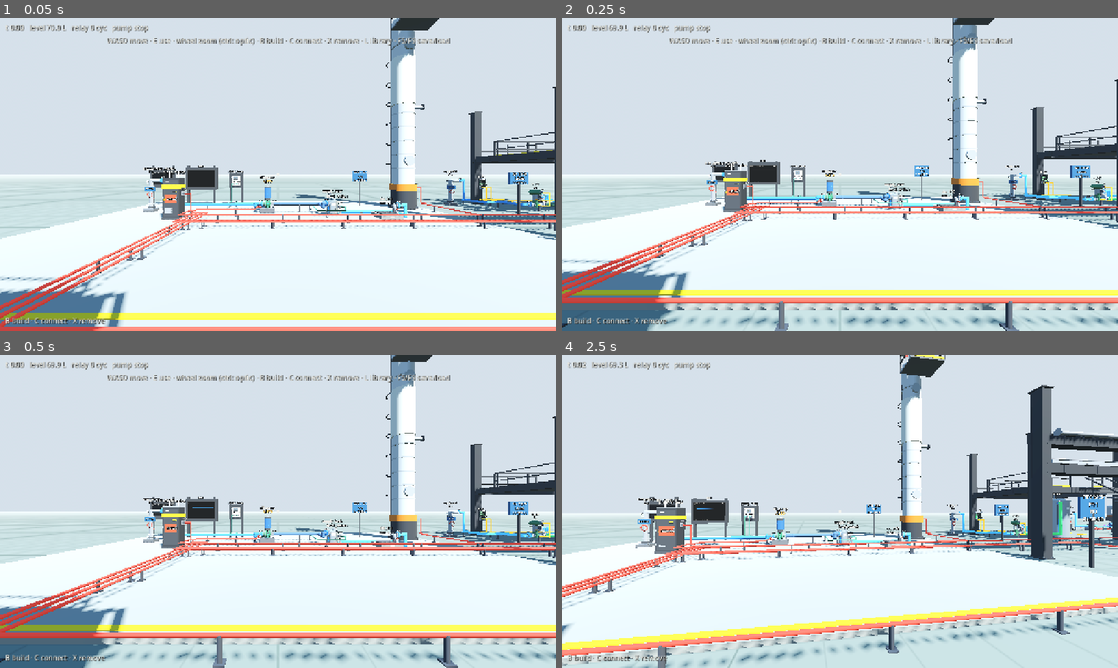
Above: before the commit, frames 1-4 (two rows, left to right).
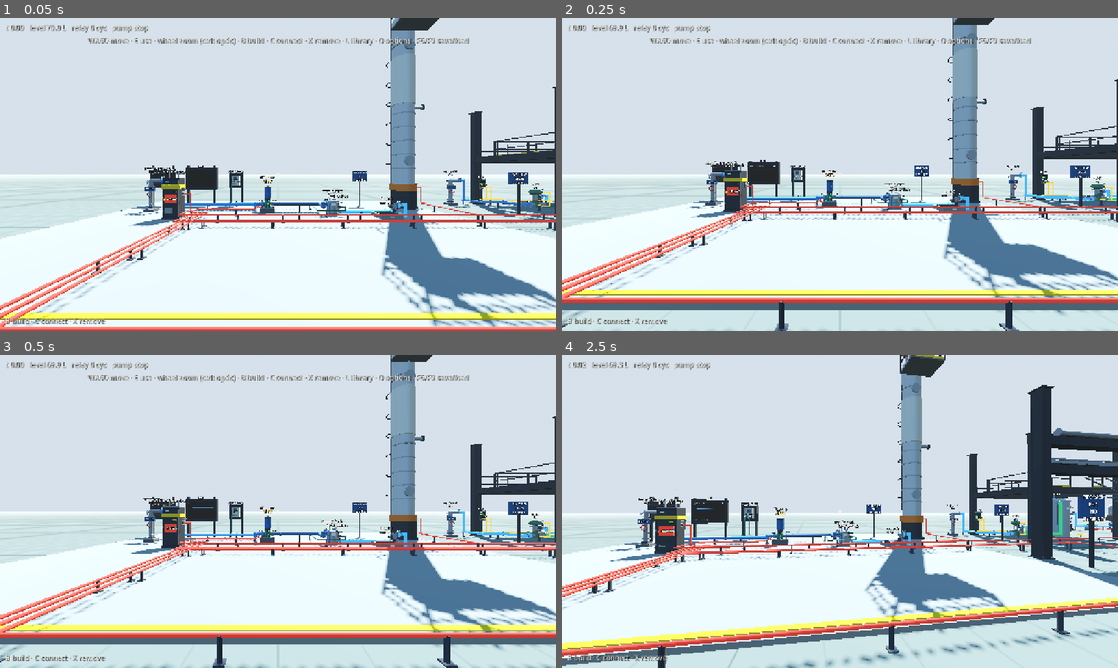
Above: after the commit, the same moments.

Repository: whharris917/flowstate
Game: Godot game, scene res://world/sandbox.tscn
The game is run twice, just before and just after one commit, with the same random seed, the same clock (stepped at 60 frames per second) and the same inputs. Sound files missing from this copy of the repository are replaced by a short silence.
Inputs (mouse positions are in pixels of both pictures, inside the frame that each line leads up to):
- Up to frame 1 (0.05 s): no input
- Up to frame 2 (0.25 s): no input
- Up to frame 3 (0.5 s): no input
- Up to frame 4 (2.5 s): move the mouse to (867, 511) at 0.52 s; hold W (move_forward) 0.53-1.25 s; hold L (library) 0.53-1.25 s; click (867, 511) at 0.67 s; tap Enter at 1.25 s; drag from (728, 527) to (812, 574) at 1.27 s; tap Space at 2 s; move the mouse to (895, 442) at 2.02 s; hold D (move_right) from 2.03 s (still down); hold Tab (catalog_page) from 2.03 s (still down); click (895, 442) at 2.17 s; tap L (library) at 2.3 s

The runs differ from the first frame. In frame 1, 16% of the frame differs, in the area x 0-100%, y 0-100%; in frame 2, 19%, in the area x 0-100%, y 2-100%; in frame 3, 18%; in frame 4, 17%.

Commit message:
Options overlay: a time-of-day slider for the sun, music off by default
Director, 2026-09-05. O opens an options card with the mouse freed: a
slider from 00:00 to 24:00 moves the sun from an eastern sunrise at
six through 60 degrees at noon to a western sunset at eighteen, warms
it toward the horizon, darkens the outdoor sky with it, and runs the
night on a dim blue moon; a toggle plays the background music, which
is off until asked for. Both persist in user://settings.json. The
probe photographs Unit 400 at dusk.

Co-Authored-By: Claude Fable 5.1 <noreply@anthropic.com>
Claude-Session: https://claude.ai/code/session_01XNsUw6gXYBojMXgi1KPmQA

Diff:
--- a/game/project.godot
+++ b/game/project.godot
@@ -162,6 +162,11 @@
 "events": [Object(InputEventKey,"resource_local_to_scene":false,"resource_name":"","device":-1,"window_id":0,"alt_press …(190 unchanged characters)…
 ]
 }
+options={
+"deadzone": 0.5,
+"events": [Object(InputEventKey,"resource_local_to_scene":false,"resource_name":"","device":-1,"window_id":0,"alt_pressed":false,"shift_pressed":false,"ctrl_pressed":false,"meta_pressed":false,"pressed":false,"keycode":0,"physical_keycode":79,"key_label":0,"unicode":0,"location":0,"echo":false,"script":null)
+]
+}
 
 [rendering]
 
--- /dev/null
+++ b/game/ui/settings_panel.gd
@@ -0,0 +1,88 @@
+class_name SettingsPanel
+extends Control
+## On-screen options (director, 2026-09-05): a time-of-day slider that
+## moves the sun, and a background music toggle, off by default. Opens
+## over a dimmed backdrop with the mouse freed; the world applies the
+## values and remembers them between sessions.
+
+var on_time_changed: Callable = Callable()
+var on_music_changed: Callable = Callable()
+var _slider: HSlider
+var _clock: Label
+var _music: CheckButton
+
+
+func _ready() -> void:
+	visible = false
+	set_anchors_and_offsets_preset(PRESET_FULL_RECT)
+	var dim := ColorRect.new()
+	dim.color = Color(0, 0, 0, 0.45)
+	dim.set_anchors_and_offsets_preset(PRESET_FULL_RECT)
+	add_child(dim)
+	var card := PanelContainer.new()
+	card.set_anchors_preset(PRESET_CENTER)
+	card.custom_minimum_size = Vector2(420, 0)
+	add_child(card)
+	var column := VBoxContainer.new()
+	column.add_theme_constant_override("separation", 12)
+	card.add_child(column)
+	var title := Label.new()
+	title.text = "Options"
+	title.add_theme_font_size_override("font_size", 22)
+	column.add_child(title)
+
+	var time_row := HBoxContainer.new()
+	column.add_child(time_row)
+	var time_label := Label.new()
+	time_label.text = "Time of day"
+	time_label.custom_minimum_size = Vector2(120, 0)
+	time_row.add_child(time_label)
+	_slider = HSlider.new()
+	_slider.min_value = 0.0
+	_slider.max_value = 24.0
+	_slider.step = 0.25
+	_slider.value = 10.0
+	_slider.custom_minimum_size = Vector2(220, 0)
+	_slider.size_flags_horizontal = Control.SIZE_EXPAND_FILL
+	_slider.value_changed.connect(_on_time)
+	time_row.add_child(_slider)
+	_clock = Label.new()
+	_clock.custom_minimum_size = Vector2(56, 0)
+	_clock.horizontal_alignment = HORIZONTAL_ALIGNMENT_RIGHT
+	time_row.add_child(_clock)
+
+	_music = CheckButton.new()
+	_music.text = "Background music"
+	_music.button_pressed = false
+	_music.toggled.connect(func(on: bool) -> void:
+		if on_music_changed.is_valid():
+			on_music_changed.call(on))
+	column.add_child(_music)
+
+	var hint := Label.new()
+	hint.text = "O closes"
+	hint.add_theme_color_override("font_color", Color(0.7, 0.7, 0.7))
+	column.add_child(hint)
+	_refresh_clock()
+
+
+func set_values(hours: float, music_on: bool) -> void:
+	_slider.set_value_no_signal(hours)
+	_music.set_pressed_no_signal(music_on)
+	_refresh_clock()
+
+
+func toggle() -> void:
+	visible = not visible
+
+
+func _on_time(value: float) -> void:
+	_refresh_clock()
+	if on_time_changed.is_valid():
+		on_time_changed.call(value)
+
+
+func _refresh_clock() -> void:
+	var h := int(_slider.value)
+	var m := int(round((_slider.value - h) * 60.0))
+	_clock.text = "%02d:%02d" % [h % 24, m]
--- a/game/world/hall.gd
+++ b/game/world/hall.gd
@@ -60,10 +60,12 @@
 	world_env.environment = env
 	add_child(world_env)
 
-	var sun := DirectionalLight3D.new()
+	sun = DirectionalLight3D.new()
 	sun.rotation_degrees = Vector3(-58, 28, 0)
 	sun.light_energy = 1.6
 	sun.light_color = Color(1.0, 0.97, 0.92)
+	_sun_base_energy = sun.light_energy
+	_sun_base_color = sun.light_color
 	sun.shadow_enabled = true
 	sun.directional_shadow_max_distance = 80.0
 	add_child(sun)
--- a/game/world/sandbox.gd
+++ b/game/world/sandbox.gd
@@ -53,7 +53,7 @@
 
 
 func _build_environment() -> void:
-	var sky_mat := ProceduralSkyMaterial.new()
+	sky_mat = ProceduralSkyMaterial.new()
 	sky_mat.sky_top_color = Color(0.30, 0.48, 0.72)
 	sky_mat.sky_horizon_color = Color(0.72, 0.78, 0.84)
 	sky_mat.ground_bottom_color = Color(0.24, 0.27, 0.25)
@@ -62,6 +62,7 @@
 	sky.sky_material = sky_mat
 
 	var env := Environment.new()
+	sky_env = env
 	env.background_mode = Environment.BG_SKY
 	env.sky = sky
 	env.ambient_light_source = Environment.AMBIENT_SOURCE_SKY
@@ -77,10 +78,12 @@
 	world_env.environment = env
 	add_child(world_env)
 
-	var sun := DirectionalLight3D.new()
+	sun = DirectionalLight3D.new()
 	sun.rotation_degrees = Vector3(-48, 32, 0)
 	sun.light_energy = 1.5
 	sun.light_color = Color(1.0, 0.97, 0.90)
+	_sun_base_energy = sun.light_energy
+	_sun_base_color = sun.light_color
 	sun.shadow_enabled = true
 	sun.directional_shadow_max_distance = 120.0
 	add_child(sun)
--- a/game/world/showcase_probe.gd
+++ b/game/world/showcase_probe.gd
@@ -283,6 +283,11 @@
 		for _i in roundi(6.0 / Plant.SIM_DT):
 			plant.sim.tick()
 		print("[probe] u400 after START: %s" % _station_state(plant))
+	# The time-of-day slider: the same rig at dusk, then back to morning.
+	(world as WorldBase).set_time_of_day(18.2)
+	await _vantage(player, Vector3(4.5, 0.15, 20.5), Vector2(-4.5, -9.0), 0.95, 0.02)
+	await _shot("user://probe_showcase_u400_dusk.png")
+	(world as WorldBase).set_time_of_day(10.0)
 	# The plant-wide balance screen beside the home HMI.
 	await _vantage(player, Vector3(-6.9, 0.15, -2.6), Vector2(0.0, -1.0), 0.0, 0.05)
 	await _shot("user://probe_showcase_balance.png")
--- a/game/world/world_base.gd
+++ b/game/world/world_base.gd
@@ -20,6 +20,21 @@
 var reverb_wet := 0.25
 
 var _loop_players: Array[AudioStreamPlayer] = []
+
+# On-screen options (director, 2026-09-05): the sun follows a
+# time-of-day slider and the music is a toggle, off by default. Both
+# persist in user://settings.json. Worlds hand their sun (and, outdoors,
+# their sky material) to these so one slider serves both worlds.
+const SETTINGS_PATH := "user://settings.json"
+var sun: DirectionalLight3D = null
+var sky_mat: ProceduralSkyMaterial = null
+var sky_env: Environment = null
+var settings: SettingsPanel
+var music_player: AudioStreamPlayer = null
+var time_of_day := 10.0
+var music_on := false
+var _sun_base_energy := 1.5
+var _sun_base_color := Color(1.0, 0.97, 0.90)
 
 
 func _ready() -> void:
@@ -48,11 +63,20 @@
 	plant.tank_panel = tank_panel
 	library = LibraryPanel.new()
 	layer.add_child(library)
+	settings = SettingsPanel.new()
+	layer.add_child(settings)
+	settings.on_time_changed = func(hours: float) -> void:
+		set_time_of_day(hours)
+		_save_settings()
+	settings.on_music_changed = func(on: bool) -> void:
+		set_music(on)
+		_save_settings()
 	builder = BuildController.new()
 	add_child(builder)
 	builder.setup(player, plant, hud)
 	_after_plant()
-	hud.toast("WASD move · E use · wheel zoom (ctrl: optic) · B build · C connect · X remove · L library · F5/F9 save/load")
+	_load_settings()
+	hud.toast("WASD move · E use · wheel zoom (ctrl: optic) · B build · C connect · X remove · L library · O options · F5/F9 save/load")
 
 
 ## Environment, geometry, lighting. Override in each world.
@@ -85,10 +109,86 @@
 		player.input_locked = library.visible
 		Input.mouse_mode = Input.MOUSE_MODE_VISIBLE if library.visible \
 			else Input.MOUSE_MODE_CAPTURED
+	elif event.is_action_pressed("options"):
+		settings.toggle()
+		player.input_locked = settings.visible
+		Input.mouse_mode = Input.MOUSE_MODE_VISIBLE if settings.visible \
+			else Input.MOUSE_MODE_CAPTURED
 	elif event.is_action_pressed("quicksave"):
 		hud.toast("saved" if plant.save_game() else "save FAILED")
 	elif event.is_action_pressed("quickload"):
 		hud.toast("loaded" if plant.load_game() else "no save found")
+
+
+## ---- options: the sun and the music ---------------------------------------
+
+## Hours 0-24. The sun rises in the east at six, stands 60 degrees up at
+## noon, sets in the west at six, and below the horizon the world runs
+## on a dim blue moon. Colour warms toward the horizon; the outdoor sky
+## darkens with it.
+func set_time_of_day(hours: float) -> void:
+	time_of_day = fposmod(hours, 24.0)
+	if sun == null:
+		return
+	var day_frac := (time_of_day - 6.0) / 12.0          # 0 at sunrise, 1 at sunset
+	var elevation := 60.0 * sin(clampf(day_frac, 0.0, 1.0) * PI)
+	var up := day_frac >= 0.0 and day_frac <= 1.0
+	var azimuth := 90.0 + clampf(day_frac, 0.0, 1.0) * 180.0
+	sun.rotation_degrees = Vector3(-(elevation if up else 8.0), azimuth, 0)
+	var horizon := clampf(elevation / 20.0, 0.0, 1.0) if up else 0.0
+	var warm := Color(1.0, 0.62, 0.35).lerp(_sun_base_color, horizon)
+	var night := Color(0.45, 0.55, 0.80)
+	sun.light_color = warm if up else night
+	sun.light_energy = _sun_base_energy * (0.25 + 0.75 * horizon) if up else 0.12
+	if sky_mat != null:
+		var day_top := Color(0.30, 0.48, 0.72)
+		var day_horizon := Color(0.72, 0.78, 0.84)
+		var dusk_top := Color(0.16, 0.18, 0.34)
+		var dusk_horizon := Color(0.95, 0.55, 0.32)
+		var night_top := Color(0.03, 0.04, 0.08)
+		var night_horizon := Color(0.10, 0.12, 0.18)
+		if up:
+			sky_mat.sky_top_color = dusk_top.lerp(day_top, horizon)
+			sky_mat.sky_horizon_color = dusk_horizon.lerp(day_horizon, horizon)
+		else:
+			sky_mat.sky_top_color = night_top
+			sky_mat.sky_horizon_color = night_horizon
+		sky_mat.ground_horizon_color = sky_mat.sky_horizon_color.darkened(0.15)
+	if sky_env != null:
+		sky_env.ambient_light_energy = (0.35 + 0.45 * horizon) if up else 0.15
+		sky_env.fog_light_color = sky_mat.sky_horizon_color if sky_mat != null else sky_env.fog_light_color
+
+
+func set_music(on: bool) -> void:
+	music_on = on
+	if music_player == null:
+		return
+	if on and not music_player.playing:
+		music_player.play()
+	elif not on and music_player.playing:
+		music_player.stop()
+
+
+func _save_settings() -> void:
+	var file := FileAccess.open(SETTINGS_PATH, FileAccess.WRITE)
+	if file == null:
+		return
+	file.store_string(JSON.stringify({"time_of_day": time_of_day, "music": music_on}))
+
+
+func _load_settings() -> void:
+	var hours := time_of_day
+	var on := music_on
+	if FileAccess.file_exists(SETTINGS_PATH):
+		var file := FileAccess.open(SETTINGS_PATH, FileAccess.READ)
+		if file != null:
+			var parsed: Variant = JSON.parse_string(file.get_as_text())
+			if parsed is Dictionary:
+				hours = float((parsed as Dictionary).get("time_of_day", hours))
+				on = bool((parsed as Dictionary).get("music", on))
+	set_time_of_day(hours)
+	set_music(on)
+	settings.set_values(time_of_day, music_on)
 
 
 func _fmt_time(seconds: float) -> String:
@@ -108,12 +208,14 @@
 	reverb.damping = 0.55
 	AudioServer.add_bus_effect(bus, reverb)
 
-	_looping_player("res://audio/music_loop.wav", -16.0, "Master")
+	# The music is off until the options toggle turns it on.
+	music_player = _looping_player("res://audio/music_loop.wav", -16.0, "Master")
+	music_player.autoplay = false
 	if with_hum:
 		_looping_player("res://audio/hum_loop.wav", -18.0, "Room")
 
 
-func _looping_player(path: String, volume_db: float, bus: String) -> void:
+func _looping_player(path: String, volume_db: float, bus: String) -> AudioStreamPlayer:
 	var stream := load(path) as AudioStreamWAV
 	stream.loop_mode = AudioStreamWAV.LOOP_FORWARD
 	stream.loop_begin = 0
@@ -128,6 +230,7 @@
 	audio_player.autoplay = DisplayServer.get_name() != "headless"
 	add_child(audio_player)
 	_loop_players.append(audio_player)
+	return audio_player
 
 
 func _exit_tree() -> void:
Not shown, added: game/ui/settings_panel.gd.uid
